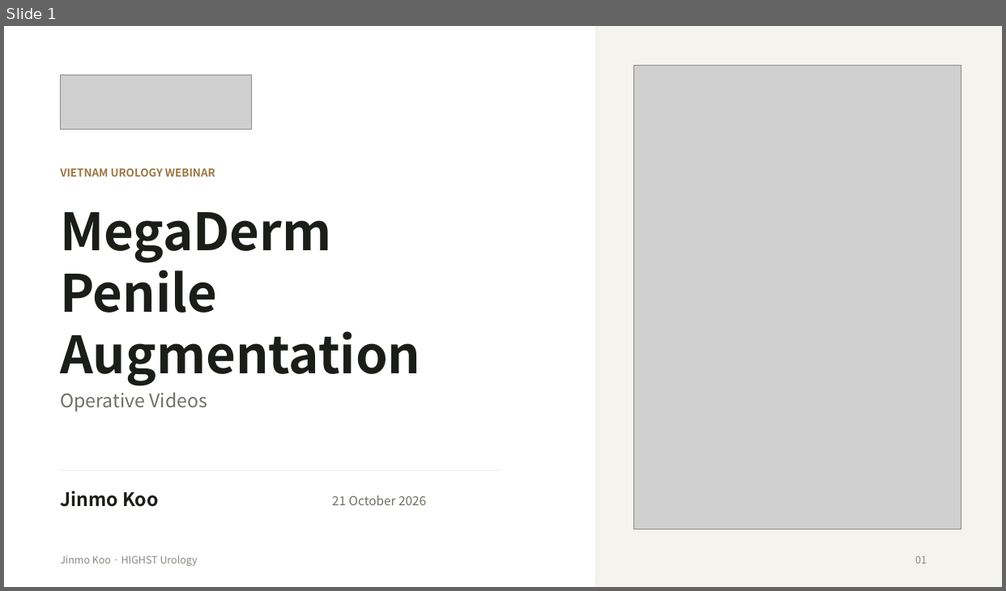
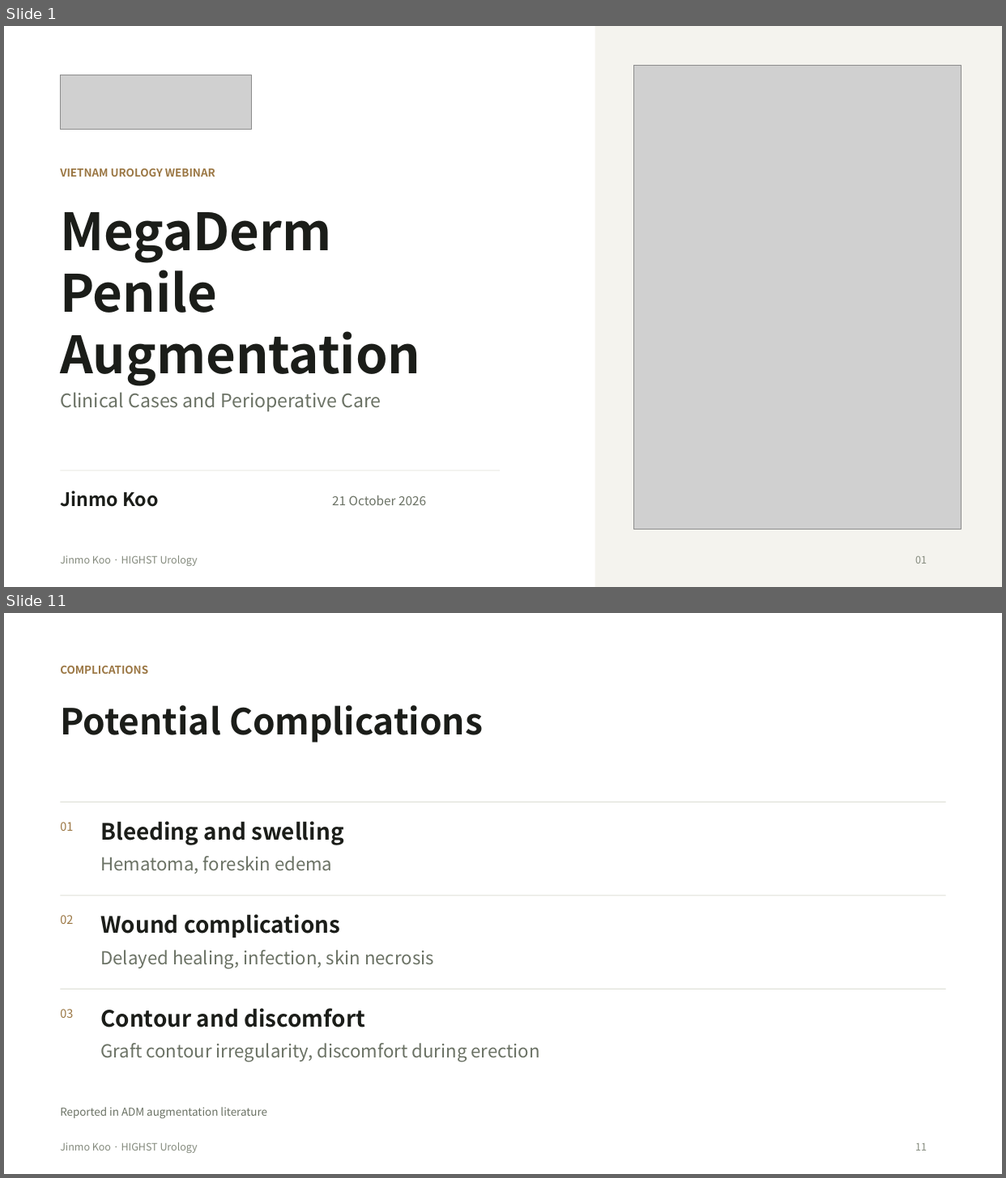
Before and after one commit to notoow/vietnam-urology-webinar, a slide deck: downloads/highst-perioperative-webinar.pptx. Shown one above the other, each under a label of ours: slide 1 before the commit, slides 1 and 11 after it; the slides between them are not shown. The pictures are 1006x591 and 1006x1178 pixels, drawn with LibreOffice and Linux fonts; fonts in the diff are those of the drawing; grey boxes stand for pictures. Boxes give left, top, right and bottom in pixels: in the first picture for what was removed or moved away, otherwise in the second. Text is boxed around its words. In the diff, an @@ line names an element or a change of style, - is before the commit and + after.

Commit message:
Restructure webinar to supplied PDF outline with five blank case videos

```diff
--- a/downloads/highst-perioperative-webinar.pptx
+++ b/downloads/highst-perioperative-webinar.pptx
@@ slide 11 added at (4,613,1002,1174), background #FFFFFF @@
@@ text added at (60,666,148,674), 10.5 pt, text #9B7744, bold @@
+COMPLICATIONS
@@ text added at (60,705,483,743), 34.5 pt, text #1B1D19, bold @@
+Potential Complications
@@ rectangle added at (60,802,946,803), fill #DEDFD6 @@
@@ text added at (60,822,73,831), 11.2 pt, text #9B7744 @@
+01
@@ text added at (100,821,343,845), 21.8 pt, text #1B1D19, bold @@
+Bleeding and swelling
@@ text added at (100,856,332,874), 17.2 pt, text #6B7265 @@
+Hematoma, foreskin edema
@@ rectangle added at (60,895,946,896), fill #DEDFD6 @@
@@ text added at (60,915,73,924), 11.2 pt, text #9B7744 @@
+02
@@ text added at (100,914,340,938), 21.8 pt, text #1B1D19, bold @@
+Wound complications
@@ text added at (100,950,434,969), 17.2 pt, text #6B7265 @@
+Delayed healing, infection, skin necrosis
@@ rectangle added at (60,989,946,990), fill #DEDFD6 @@
@@ text added at (60,1009,73,1018), 11.2 pt, text #9B7744 @@
+03
@@ text added at (100,1008,365,1028), 21.8 pt, text #1B1D19, bold @@
+Contour and discomfort
@@ text added at (100,1043,540,1063), 17.2 pt, text #6B7265 @@
+Graft contour irregularity, discomfort during erection
@@ text added at (60,1107,267,1119), 10.5 pt, text #6B7265 @@
+Reported in ADM augmentation literature
@@ text added at (60,1143,198,1153), 9.8 pt, text #858B7E @@
+Jinmo Koo · HIGHST Urology
@@ text added at (915,1144,927,1151), 9.8 pt, text #858B7E @@
+11
@@ slide 1 changed as well @@
@@ text at (60,392,381,412): text changed @@
-Operative Videos
+Clinical Cases and Perioperative Care
```
Also in this commit, not shown: 4 other slides changed, 7 other slides added, 2 slides removed, 8 other files.
